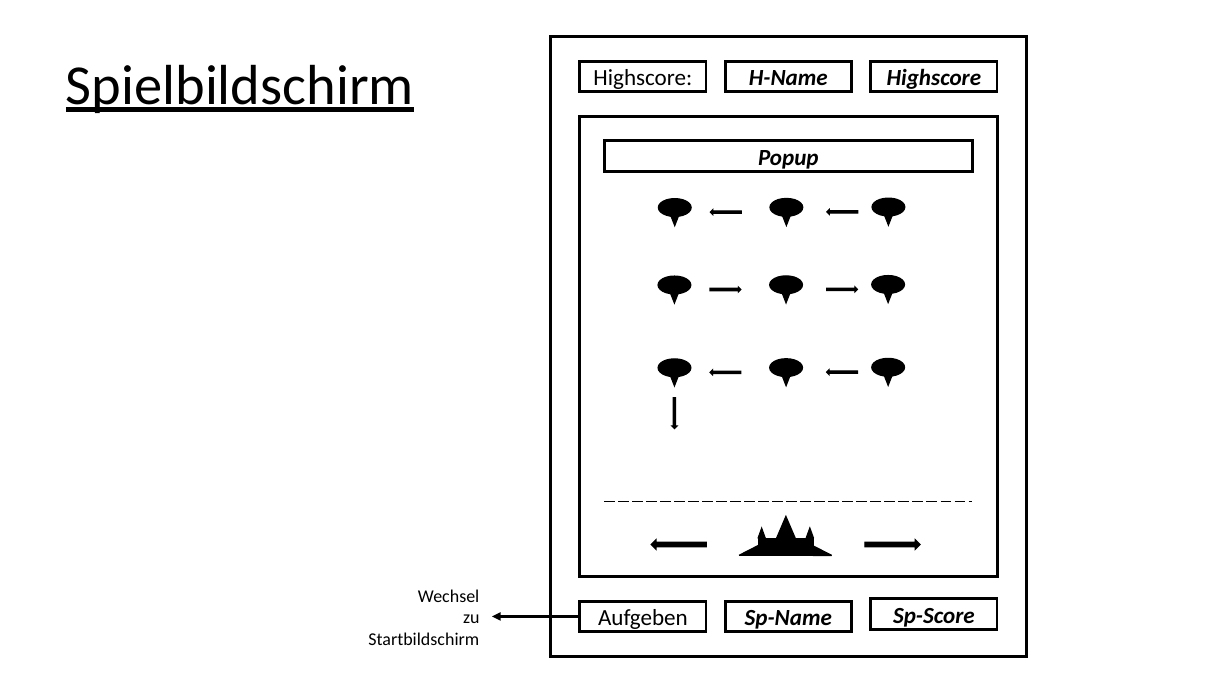
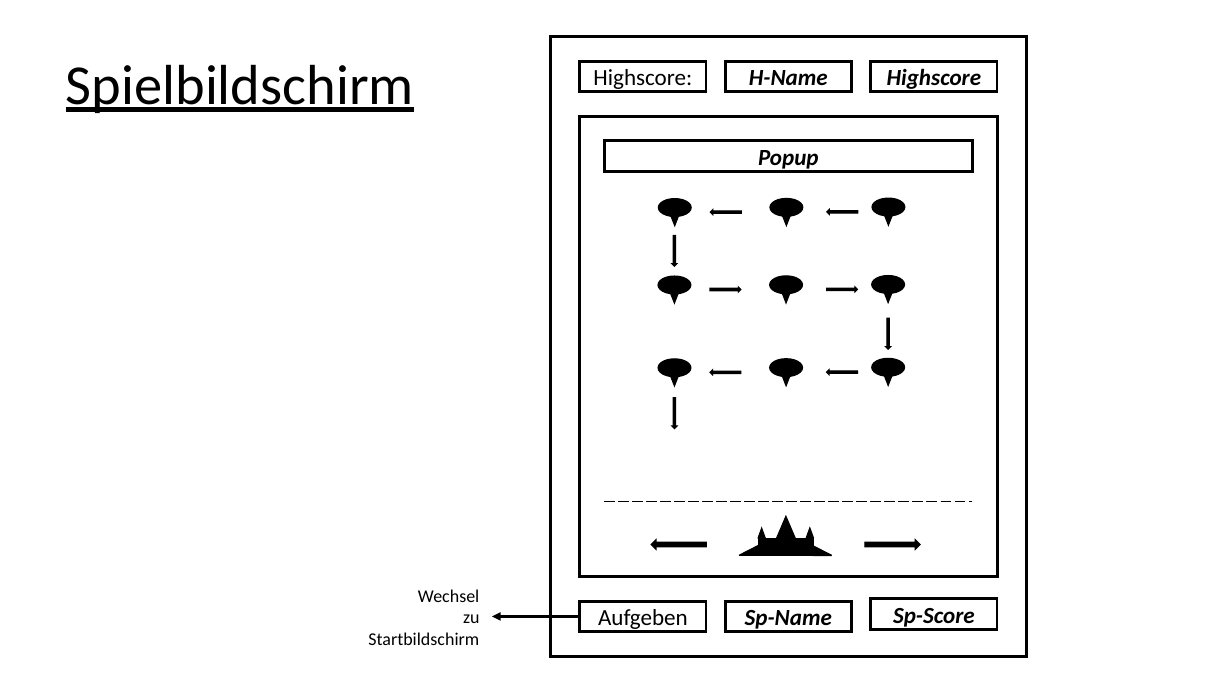
Before and after one commit to biggeR-data/Invading-Space, a slide deck: slide 3 of Mockup-GUI-Space-Invaders-final.pptx. Drawn at 1232x693 pixels with LibreOffice and Linux fonts; fonts in the diff are those of the drawing. Boxes give left, top, right and bottom in pixels: in the first picture for what was removed or moved away, otherwise in the second. Text is boxed around its words. In the diff, an @@ line names an element or a change of style, - is before the commit and + after.

Commit message:
final mockup fixes

```diff
--- a/Mockup-GUI-Space-Invaders-final.pptx
+++ b/Mockup-GUI-Space-Invaders-final.pptx
@@ left arrow added at (672, 236, 677, 266), fill #000000, outline #000000 1 pt @@
@@ left arrow added at (886, 319, 891, 349), fill #000000, outline #000000 1 pt @@
```
